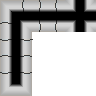
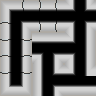
Before/after of a (96, 96) layered artwork. What changed in the layer stack:
added layer "Layer 7 copy 10" in group "Wall Grunge Shading" over [32, 56, 84, 64]
added layer "Layer 7 copy 9" in group "Wall Grunge Shading" over [52, 64, 96, 72]
added layer "Layer 7 copy 8" in group "Wall Grunge Shading" over [32, 32, 84, 40]
added layer "Layer 7 copy 6" in group "Wall Grunge Shading" over [32, 44, 40, 96]
added layer "Layer 7 copy 7" in group "Wall Grunge Shading" over [56, 44, 64, 96]
painted on "Layer 7 copy 4" (1st of 2, in "Wall Grunge Shading") over [64, 0, 73, 96]
painted on "Layer 7 copy 4" (2nd of 2, in "Wall Grunge Shading") over [88, 67, 96, 96]
painted on "Layer 7 copy 5", masked it over [32, 88, 96, 96]
added layer "Top Shading copy" (multiply) above "Top Shading" over [9, 0, 96, 96]
moved "Layer 5 copy" above "Layer 4 copy 2", painted on it over [84, 0, 88, 96]
painted on "Layer 4 copy 2" over [72, 41, 76, 96]
added layer "Layer 4 copy 9" in group "Top Shading" over [52, 44, 56, 96]
added layer "Layer 4 copy 8" in group "Top Shading" over [40, 44, 44, 96]
added layer "Layer 4 copy 7" in group "Top Shading" over [9, 72, 96, 76]
added layer "Layer 4 copy 6" in group "Top Shading" over [9, 40, 96, 44]
added layer "Layer 4 copy 5" in group "Top Shading" over [9, 52, 96, 56]
painted on "Black Void" over [11, 11, 96, 96]
painted on "Shading" over [32, 32, 96, 96]
painted on "Layer 6 copy" over [32, 32, 96, 96]
